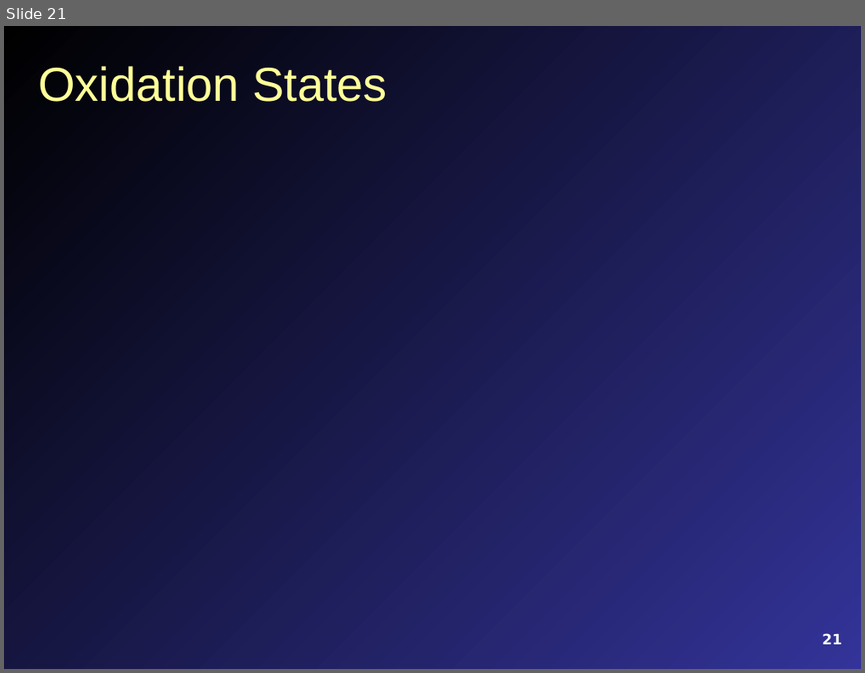
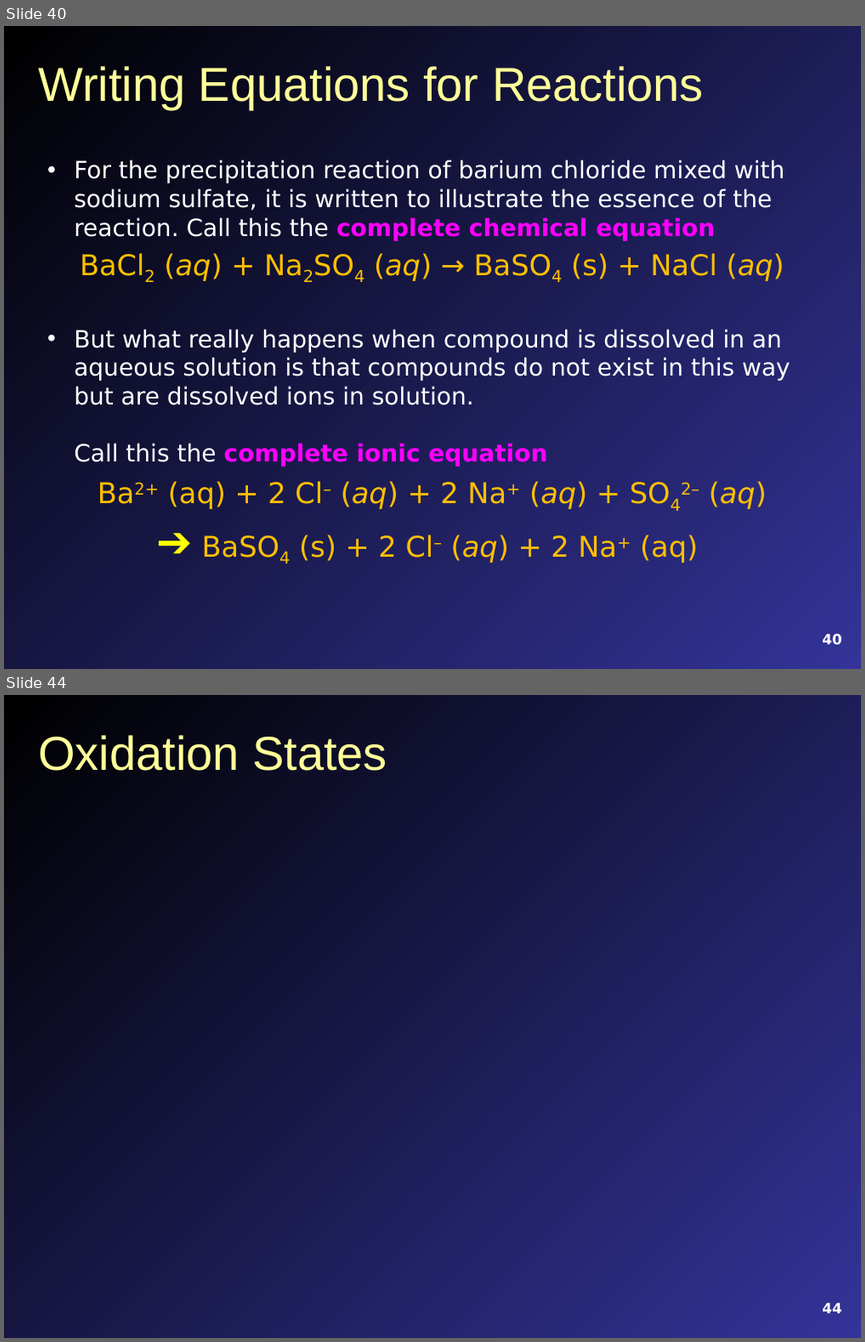
Before and after one commit to mavigozler/mavigozler.github.io, a slide deck: Teaching/Chemistry/Lecture Slides/FCC Chem 3A Chap 10 Content.pptx. Shown one above the other, each under a label of ours: slide 21 before the commit, slides 40 and 44 after it; the slides between them are not shown. The pictures are 865x673 and 865x1342 pixels, drawn with LibreOffice and Linux fonts; fonts in the diff are those of the drawing. Boxes give left, top, right and bottom in pixels: in the first picture for what was removed or moved away, otherwise in the second. Text is boxed around its words. In the diff, an @@ line names an element or a change of style, - is before the commit and + after.

```diff
--- a/Teaching/Chemistry/Lecture Slides/FCC Chem 3A Chap 10 Content.pptx
+++ b/Teaching/Chemistry/Lecture Slides/FCC Chem 3A Chap 10 Content.pptx
@@ slide 40 added at [4,26,861,669], background gradient #000000 to #333399 @@
@@ title added at [38,66,704,109], 40 pt, text #FFFF99 @@
+Writing Equations for Reactions
@@ text added at [74,159,790,562], 20 pt, text #FFFFFF @@
+• For the precipitation reaction of barium chloride mixed with sodium sulfate, it is written to illustrate the essence of the reaction. Call this the complete chemical equation
+BaCl2 (aq) + Na2SO4 (aq) → BaSO4 (s) + NaCl (aq)
+• But what really happens when compound is dissolved in an aqueous solution is that compounds do not exist in this way but are dissolved ions in solution.
+  Call this the complete ionic equation
+Ba2+ (aq) + 2 Cl– (aq) + 2 Na+ (aq) + SO42– (aq)
+➔ BaSO4 (s) + 2 Cl– (aq) + 2 Na+ (aq)
@@ page number added at [822,633,841,645], 12 pt, text #FFFFFF, bold @@
+40
@@ what was slide 21 is now slide 44 @@
@@ page number at [822,1302,841,1313]: text changed @@
-21
+44
```
Also in this commit, not shown: 6 slides changed, 25 other slides added, 3 slides removed, 4 other files.
